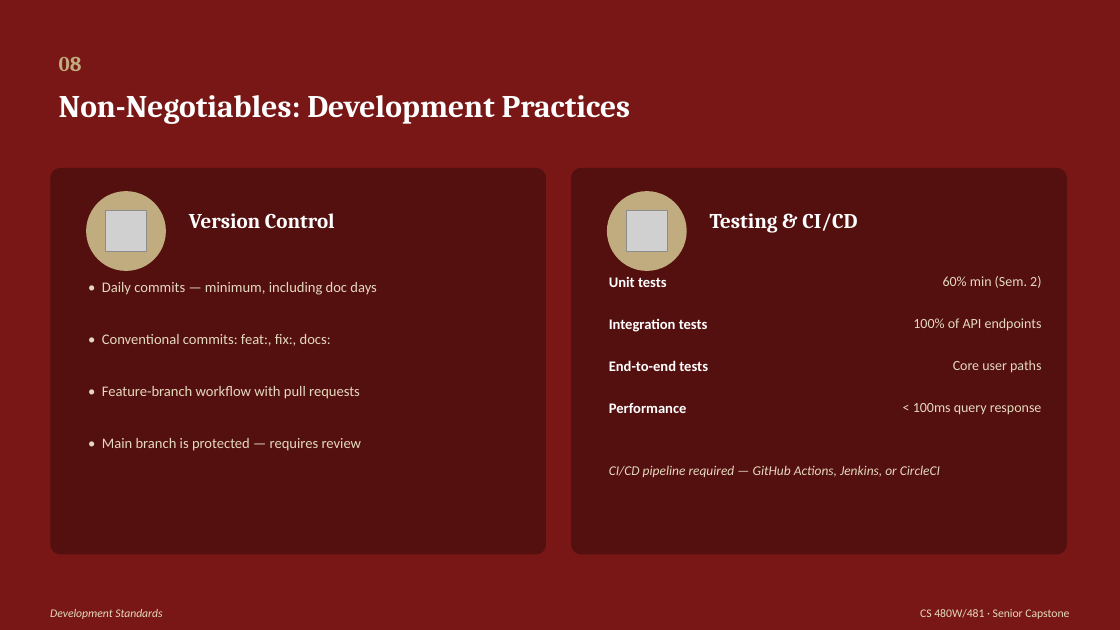
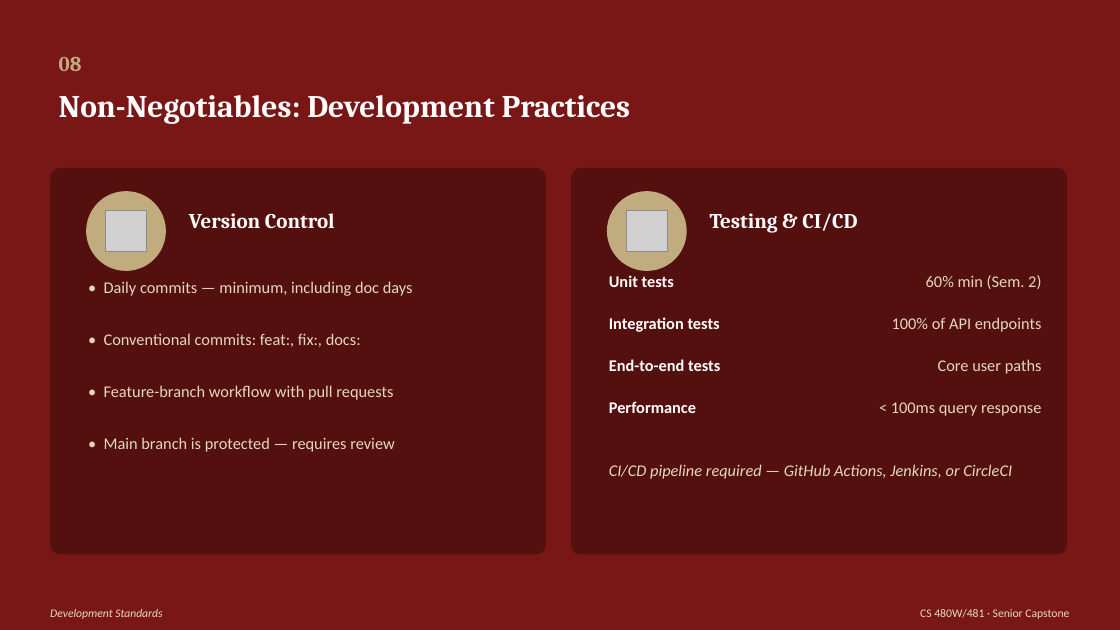
Before and after one commit to agbofred/agbofred.github.io, a slide deck: slide 9 of Capstone/2026/CS480W_481_Capstone_Kickoff_2.pptx. Drawn at 1120x630 pixels with LibreOffice and Linux fonts; fonts in the diff are those of the drawing; grey boxes stand for pictures. Boxes give left, top, right and bottom in pixels: in the first picture for what was removed or moved away, otherwise in the second. Text is boxed around its words. In the diff, an @@ line names an element or a change of style, - is before the commit and + after.

```diff
--- a/Capstone/2026/CS480W_481_Capstone_Kickoff_2.pptx
+++ b/Capstone/2026/CS480W_481_Capstone_Kickoff_2.pptx
@@ size 12.5 to 14 pt in 8 elements at (x1=104, y1=281, x2=413, y2=296), (x1=104, y1=333, x2=361, y2=347), (x1=104, y1=385, x2=393, y2=400), (x1=104, y1=437, x2=394, y2=452), (x1=609, y1=275, x2=674, y2=287), (x1=609, y1=317, x2=720, y2=332), (x1=609, y1=359, x2=720, y2=371), (x1=609, y1=401, x2=696, y2=413) @@
@@ size 12 to 14 pt in 4 elements at (x1=926, y1=275, x2=1041, y2=289), (x1=892, y1=317, x2=1042, y2=332), (x1=938, y1=359, x2=1042, y2=374), (x1=891, y1=402, x2=1041, y2=416) @@
@@ text "CI/CD pipeline required — GitHub ..." at (x1=609, y1=464, x2=1012, y2=479): size 11.5 to 14 pt @@
```
Also in this commit, not shown: 9 other slides changed, 35 other files.
